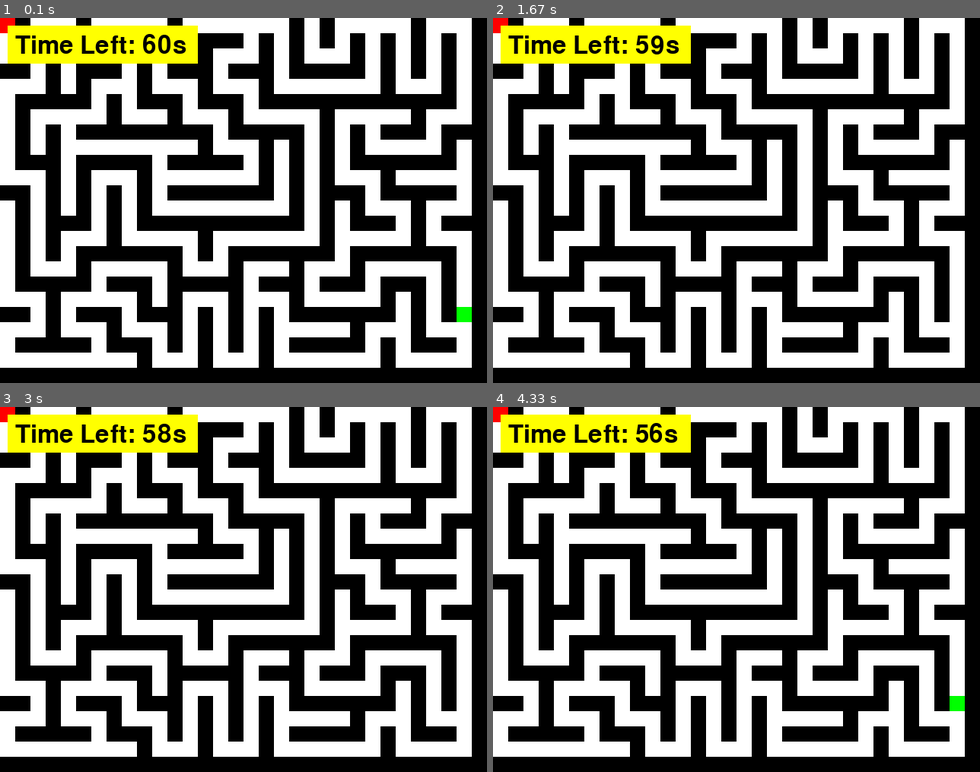
Above: before the commit, frames 1-4 (two rows, left to right).
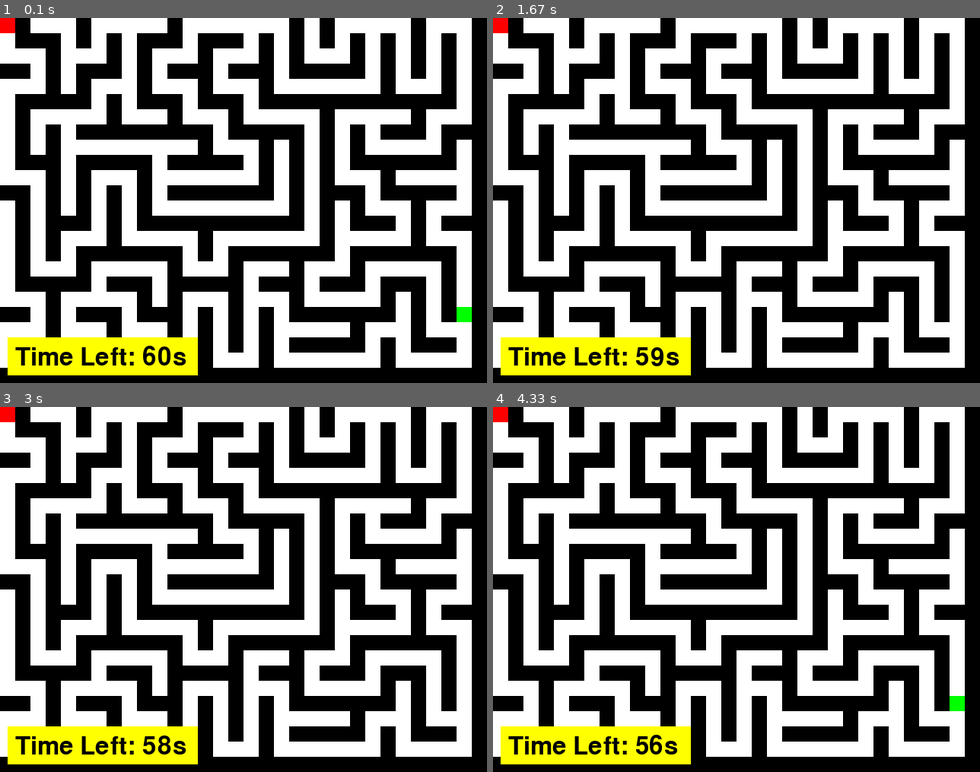
Above: after the commit, the same moments.

Repository: PawiX25/PygameMaze
Game: pygame game, started from game.py
Same seed, same stepped clock (60 frames per second), same inputs: the game is played once before the commit and once after it.
Inputs:
- Up to frame 1 (0.1 s): no input
- Up to frame 2 (1.67 s): no input
- Up to frame 3 (3 s): no input
- Up to frame 4 (4.33 s): no input

The runs differ from the first frame. In frame 1, 7.7% of the frame differs, in the area x 1-41%, y 2-98%; in frame 2, 7.7%; in frame 3, 7.7%; in frame 4, 7.7%.

Commit message:
Move timer display to bottom of screen for better visibility

Diff:
--- a/game.py
+++ b/game.py
@@ -87,10 +87,10 @@
 
     timer_text_surface = pygame.Surface((250, 50))
     timer_text_surface.fill(YELLOW)
-    screen.blit(timer_text_surface, (10, 10))
+    screen.blit(timer_text_surface, (10, HEIGHT - 60))
 
     time_text = font.render(f'Time Left: {remaining_time}s', True, BLACK)
-    screen.blit(time_text, (20, 20))
+    screen.blit(time_text, (20, HEIGHT - 50))
 
     pygame.display.flip()
 
